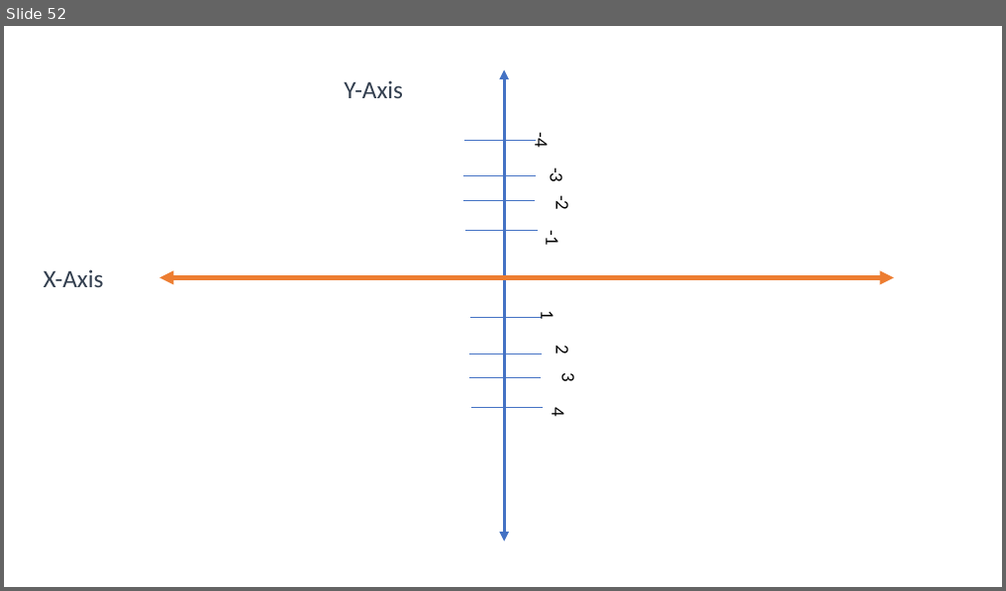
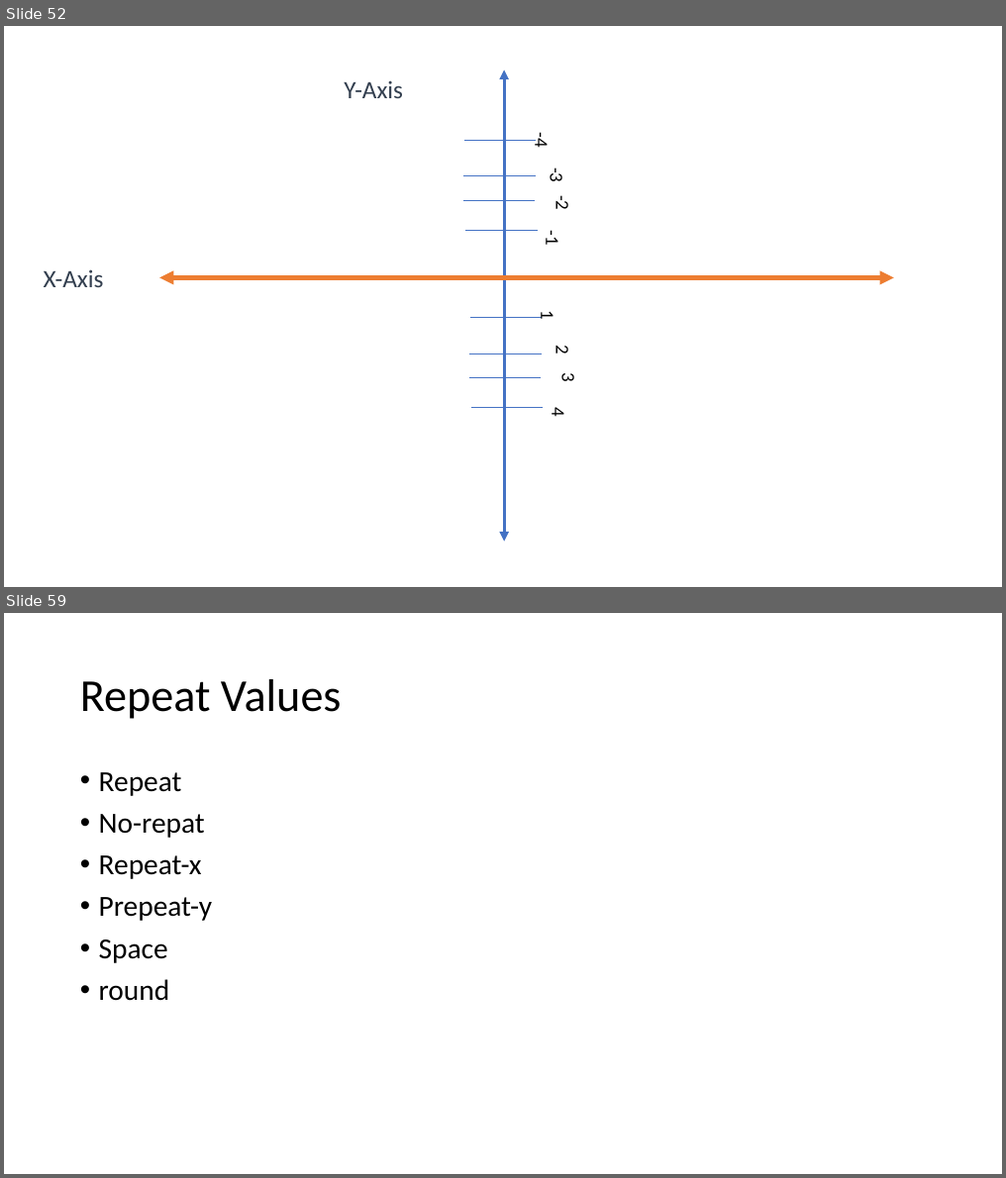
Before and after one commit to PiyushChaturvedii/Batch04, a slide deck: CSS.pptx. Shown one above the other, each under a label of ours: slide 52 before the commit, slides 52 and 59 after it; the slides between them are not shown. The pictures are 1006x591 and 1006x1178 pixels, drawn with LibreOffice and Linux fonts; fonts in the diff are those of the drawing. Boxes give left, top, right and bottom in pixels: in the first picture for what was removed or moved away, otherwise in the second. Text is boxed around its words. In the diff, an @@ line names an element or a change of style, - is before the commit and + after.

```diff
--- a/CSS.pptx
+++ b/CSS.pptx
@@ slide 59 added at (4,613,1002,1174), background #FFFFFF @@
@@ title added at (80,679,342,719), 44 pt, text #000000 @@
+Repeat Values
@@ text added at (99,772,212,1001), 28 pt, text #000000 @@
+• Repeat
+• No-repat
+• Repeat-x
+• Prepeat-y
+• Space
+• round
```
Also in this commit, not shown: 12 other slides added, 9 other files.
